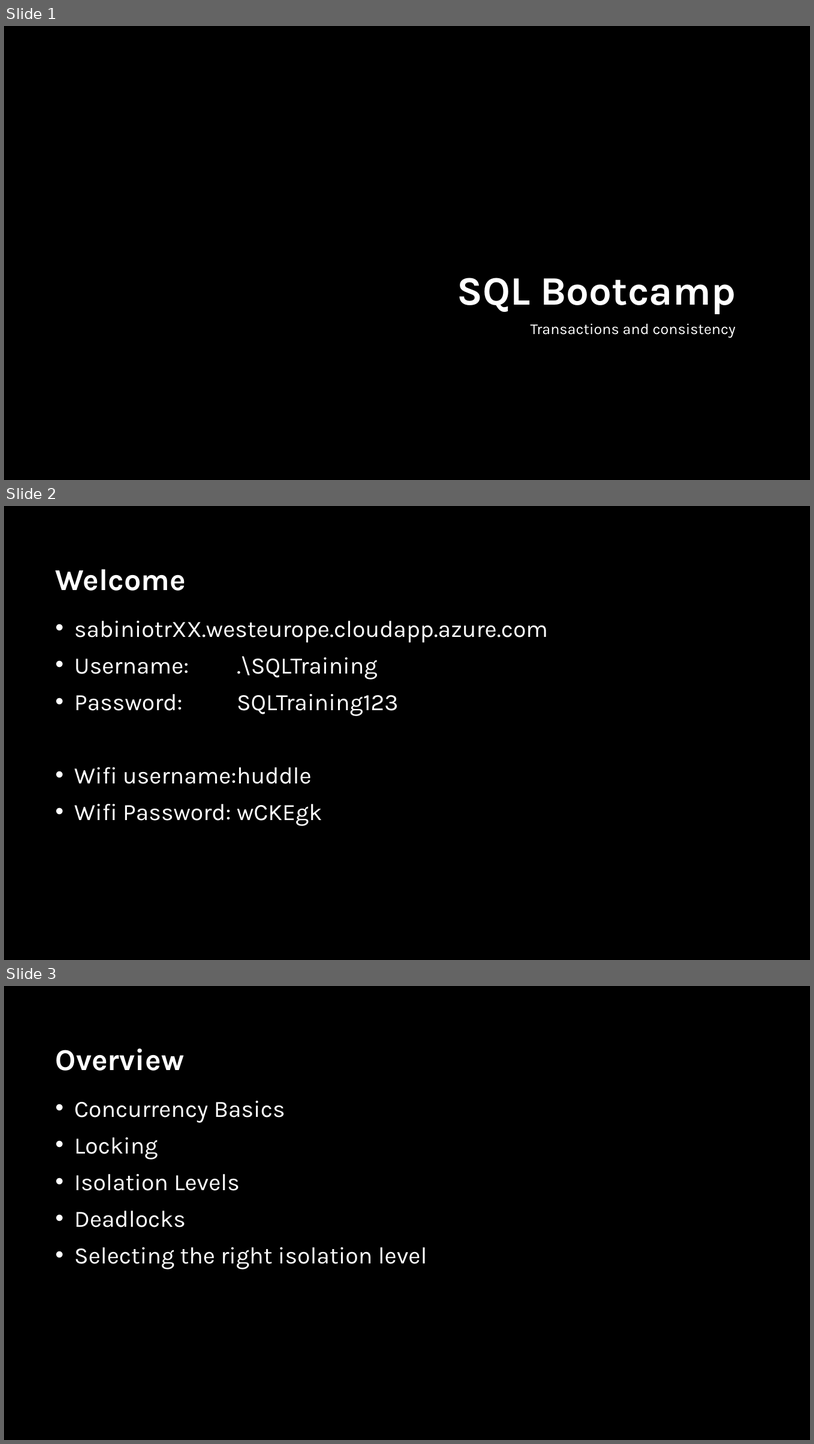
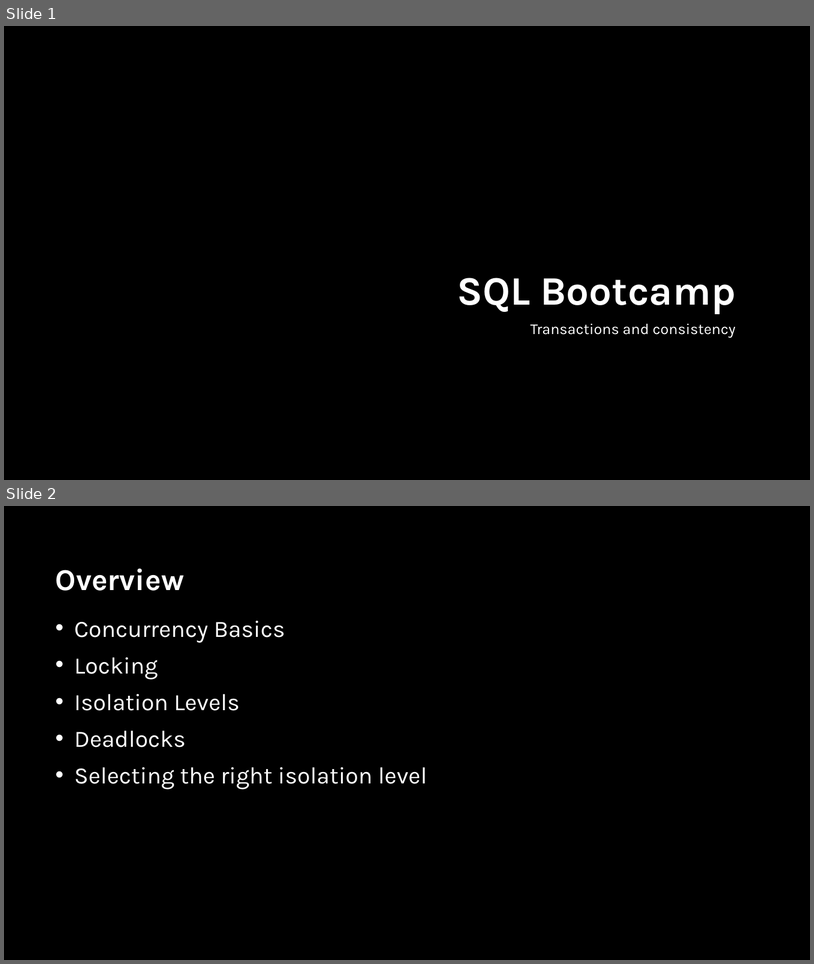
Before and after one commit to sabinio/SQLTraining, a slide deck: Slides/2. Locking.pptx. Shown one above the other, each under a label of ours: slides 1, 2 and 3 before the commit, slides 1 and 2 after it. The pictures are 814x1444 and 814x964 pixels, drawn with LibreOffice and Linux fonts; fonts in the diff are those of the drawing; background and template pictures are left out. Boxes give left, top, right and bottom in pixels: in the first picture for what was removed or moved away, otherwise in the second. Text is boxed around its words. In the diff, an @@ line names an element or a change of style, - is before the commit and + after.

```diff
--- a/Slides/2. Locking.pptx
+++ b/Slides/2. Locking.pptx
@@ slide 2 removed at (4,506,810,960), background picture (left out) @@
@@ title removed at (56,569,186,591) @@
-Welcome
@@ text removed at (74,621,548,826) @@
-• sabiniotrXX.westeurope.cloudapp.azure.com
-• Username: .\SQLTraining
-• Password: SQLTraining123
-• Wifi username: huddle
-• Wifi Password: wCKEgk
@@ what was slide 3 is now slide 2 @@
```
Also in this commit, not shown: 1 slide changed, 4 other files.
